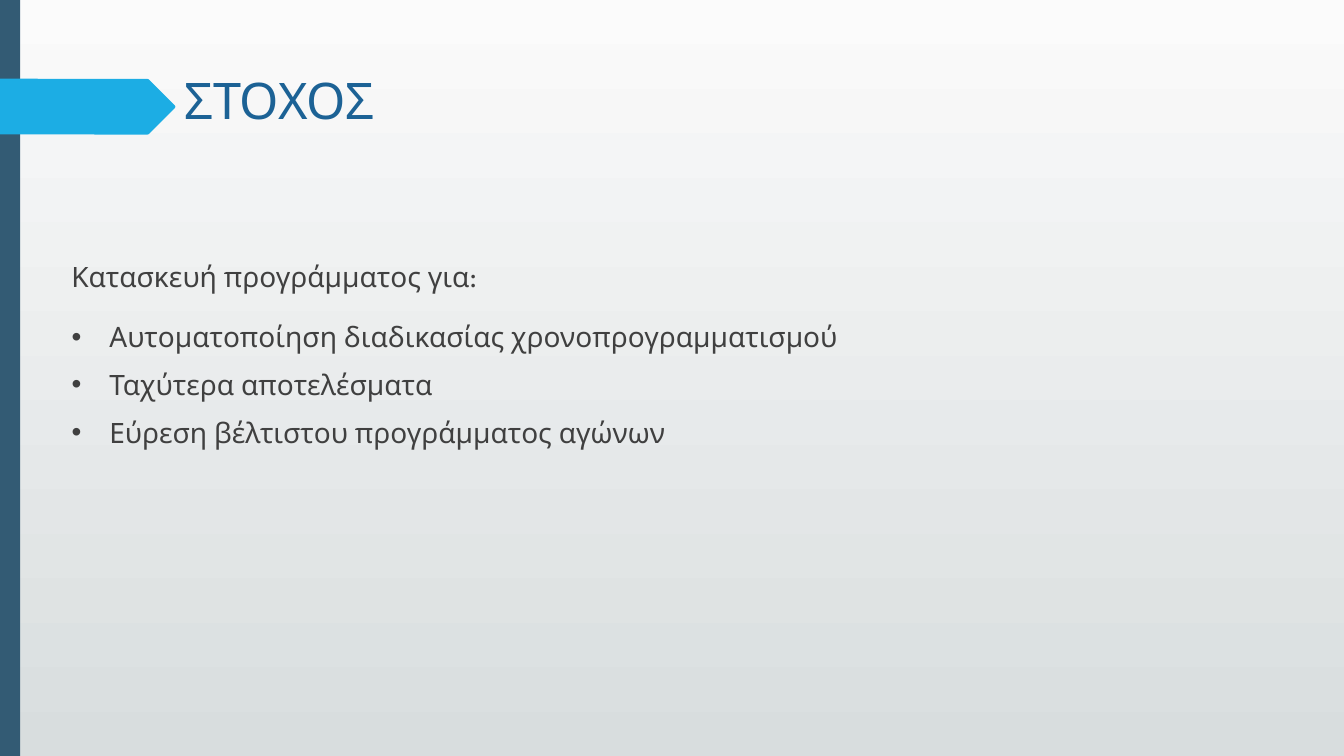
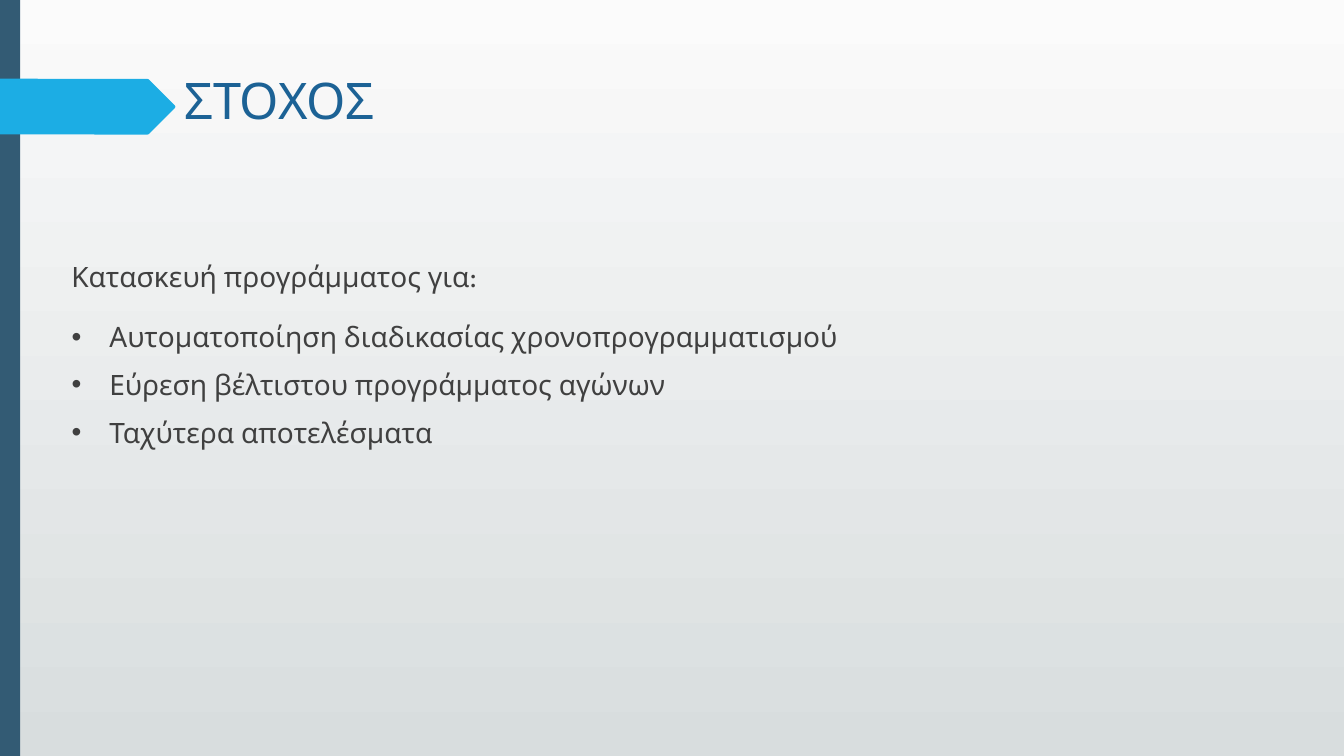
Before and after one commit to GeorgeTsialios/Sports-scheduling-for-amateur-leagues, a slide deck: slide 6 of Presentation.pptx. Drawn at 1344x756 pixels with LibreOffice and Linux fonts; fonts in the diff are those of the drawing. Boxes give left, top, right and bottom in pixels: in the first picture for what was removed or moved away, otherwise in the second. Text is boxed around its words. In the diff, an @@ line names an element or a change of style, - is before the commit and + after.

```diff
--- a/Presentation.pptx
+++ b/Presentation.pptx
@@ text at bbox=[109, 372, 666, 402]: paragraph added @@
+• Εύρεση βέλτιστου προγράμματος αγώνων
@@ text at bbox=[109, 420, 666, 450]: paragraph removed @@
-• Εύρεση βέλτιστου προγράμματος αγώνων
```
Also in this commit, not shown: 2 other slides changed, 2 slides added, 1 other file.
